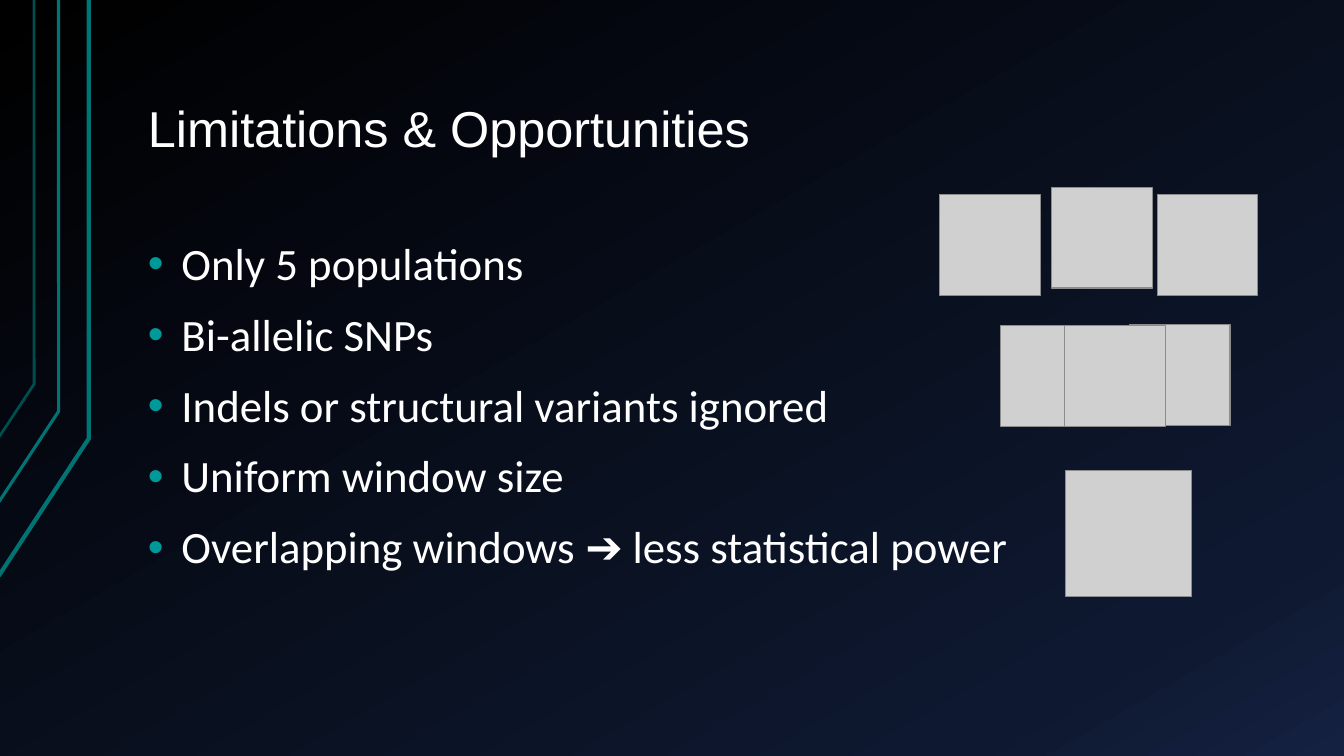
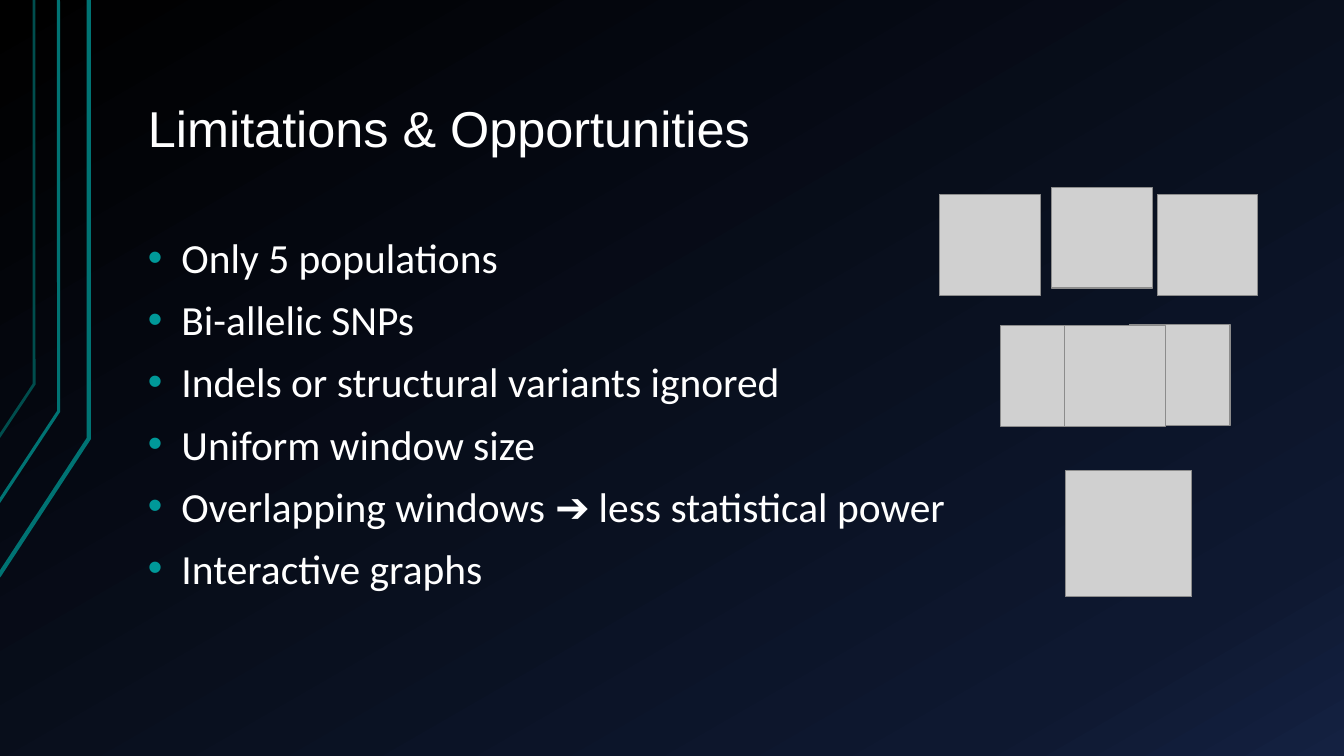
Before and after one commit to graciaandr/bioinf_group_project, a slide deck: slide 13 of Presentation/Final Presentation_BIO727P_SWP_Team_Celine.pptx. Drawn at 1344x756 pixels with LibreOffice and Linux fonts; fonts in the diff are those of the drawing; grey boxes stand for pictures. Boxes give left, top, right and bottom in pixels: in the first picture for what was removed or moved away, otherwise in the second. Text is boxed around its words. In the diff, an @@ line names an element or a change of style, - is before the commit and + after.

```diff
--- a/Presentation/Final Presentation_BIO727P_SWP_Team_Celine.pptx
+++ b/Presentation/Final Presentation_BIO727P_SWP_Team_Celine.pptx
@@ text at box(181, 244, 945, 529): size 32 to 29.6 pt in "Only 5 populations", "Bi-allelic SNPs", "Indels or structural variants ignored", "Uniform window size" and 1 more places; line spacing 0.9 to 0.8 @@
@@ text at box(181, 555, 483, 591): paragraph added @@
+• Interactive graphs
```
Also in this commit, not shown: 2 other slides changed, 1 other file.
